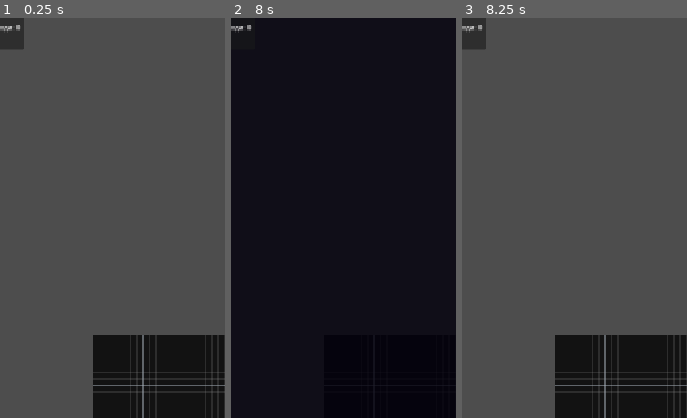
Above: before the commit, frames 1-3 (left to right).
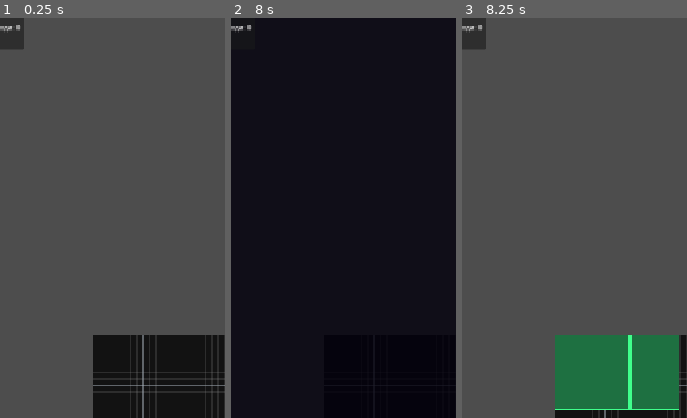
Above: after the commit, the same moments.

Repository: rkfsociety/UploadSimulator
Game: Godot game, scene res://scenes/main.tscn
The game is run twice, just before and just after one commit, with the same random seed, the same clock (stepped at 60 frames per second) and the same inputs.
Inputs (mouse positions are % of the whole screen's width and height, from its top left):
- Up to frame 1 (0.25 s): no input
- Up to frame 2 (8 s): click (50, 96) at 0.5 s; click (94, 90) at 1.25 s; click "×" at 2 s; click (50, 96) at 2.75 s; click "💰" at 3.5 s; click "💰" at 4.25 s; click "⬇" at 5 s; click "💾" at 5.75 s; click "🎬" at 6.5 s; click "⬆" at 7.25 s
- Up to frame 3 (8.25 s): click "Купить · $85" at 8 s
The pictures show only the part of the screen within x 29-79%, y 10-60%; the shares and areas given below are measured in that part.

Frames 1-2 are identical in both runs. In frame 3, 10% of the frame differs, in the area x 41-97%, y 79-98%.
Error before the commit: Parse Error: The function signature doesn't match the parent. Parent signature is "get_theme() -> Theme". (res://scripts/systems/blocks/placed_block.gd:58)
Error after the commit: Invalid access to property or key 'pressed' on a base object of type 'null instance'. (res://scripts/systems/blocks/placed_block.gd:86)

Commit message:
Репозиторий готов к clone-and-run на другом ПК.
Коммитим *.gd.uid, docs/SETUP.md, Godot 4.6.x в README. Исправлен конфликт get_theme в PlacedBlock.

Diff:
--- a/scripts/systems/blocks/placed_block.gd
+++ b/scripts/systems/blocks/placed_block.gd
@@ -55,8 +55,8 @@
 	return _scene_cache
 
 
-static func get_theme() -> Theme:
-	# Ленивая загрузка темы UI модуля
+static func get_block_theme() -> Theme:
+	# Ленивая загрузка темы UI модуля (не get_theme — конфликт с Control)
 	if _theme_cache == null:
 		_theme_cache = load(THEME_PATH) as Theme
 	return _theme_cache
@@ -70,7 +70,7 @@
 func _ready() -> void:
 	# Тема: отступы, шрифты и базовые стили (см. themes/placed_block_theme.tres)
 	if theme == null:
-		theme = get_theme()
+		theme = get_block_theme()
 	_apply_root_layout()
 	_view = PlacedBlockView.new(
 		_main_panel,
Not shown, added: scripts/autoload/bgm_player.gd.uid
Not shown, added: scripts/autoload/game_state.gd.uid
Not shown, added: scripts/core/defs/block_defs.gd.uid
Not shown, added: scripts/core/defs/grid_defs.gd.uid
Not shown, added: scripts/core/game/block_instance.gd.uid
Not shown, added: scripts/core/game/byte_format.gd.uid
Not shown, added: scripts/core/game/file_transfer_job.gd.uid
Not shown, added: scripts/core/game/game_bonus.gd.uid
Not shown, added: scripts/core/game/game_constants.gd.uid
Not shown, added: scripts/core/game/game_display_service.gd.uid
Not shown, added: scripts/core/game/game_field_service.gd.uid
Not shown, added: scripts/core/game/game_pipeline_service.gd.uid
(and 48 more such lines)
